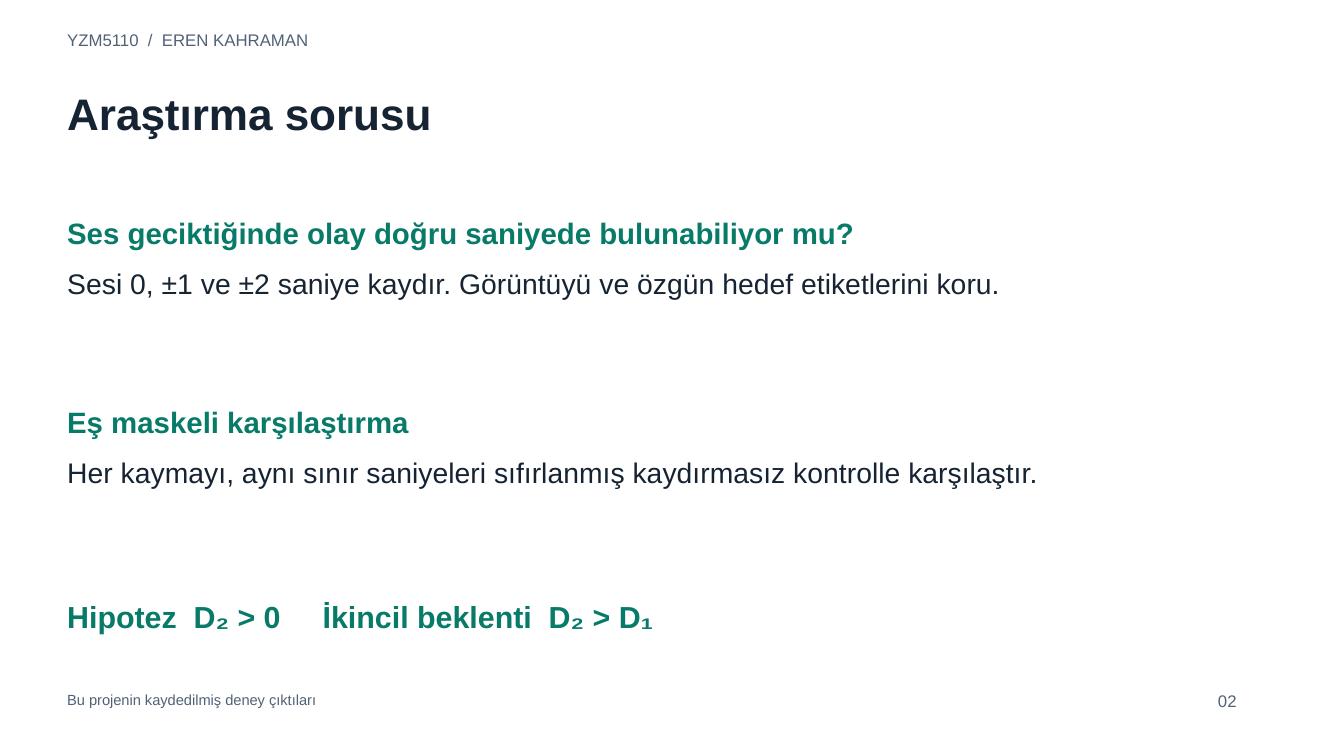
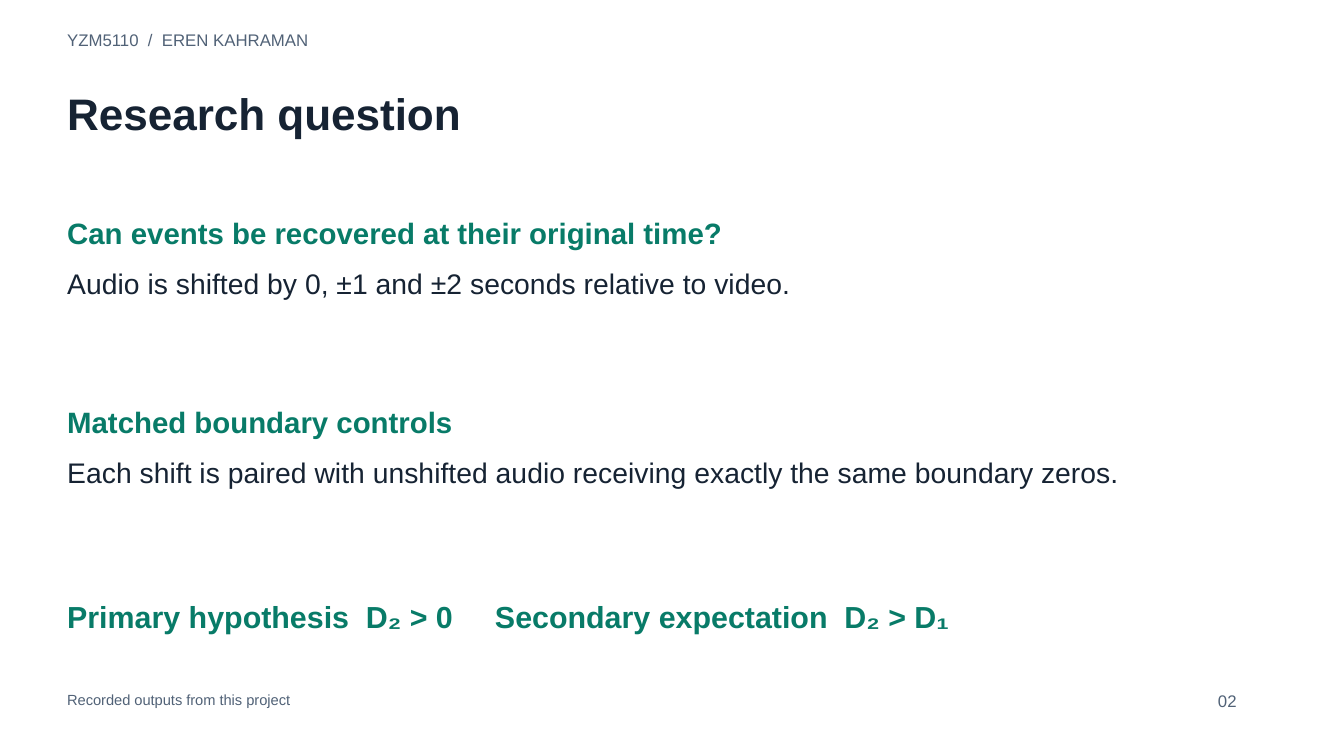
Before and after one commit to yasarkasa/yzm5110-ave-audio-shifts, a slide deck: slide 2 of output/slides/Kahraman_YZM5110_Presentation.pptx. Drawn at 1344x756 pixels with LibreOffice and Linux fonts; fonts in the diff are those of the drawing. Boxes give left, top, right and bottom in pixels: in the first picture for what was removed or moved away, otherwise in the second. Text is boxed around its words. In the diff, an @@ line names an element or a change of style, - is before the commit and + after.

```diff
--- a/output/slides/Kahraman_YZM5110_Presentation.pptx
+++ b/output/slides/Kahraman_YZM5110_Presentation.pptx
@@ text at box(67, 98, 460, 138): text changed @@
-Araştırma sorusu
+Research question
@@ text at box(67, 222, 721, 250): text changed @@
-Ses geciktiğinde olay doğru saniyede bulunabiliyor mu?
+Can events be recovered at their original time?
@@ text at box(67, 273, 790, 300): text changed @@
-Sesi 0, ±1 ve ±2 saniye kaydır. Görüntüyü ve özgün hedef etiketlerini koru.
+Audio is shifted by 0, ±1 and ±2 seconds relative to video.
@@ text at box(67, 411, 452, 439): text changed @@
-Eş maskeli karşılaştırma
+Matched boundary controls
@@ text at box(67, 462, 1118, 489): text changed @@
-Her kaymayı, aynı sınır saniyeleri sıfırlanmış kaydırmasız kontrolle karşılaştır.
+Each shift is paired with unshifted audio receiving exactly the same boundary zeros.
@@ text at box(67, 606, 949, 634): text changed @@
-Hipotez D₂ > 0 İkincil beklenti D₂ > D₁
+Primary hypothesis D₂ > 0 Secondary expectation D₂ > D₁
@@ text at box(67, 694, 290, 708): text changed @@
-Bu projenin kaydedilmiş deney çıktıları
+Recorded outputs from this project
```
Also in this commit, not shown: 14 other slides changed, 12 other files.
